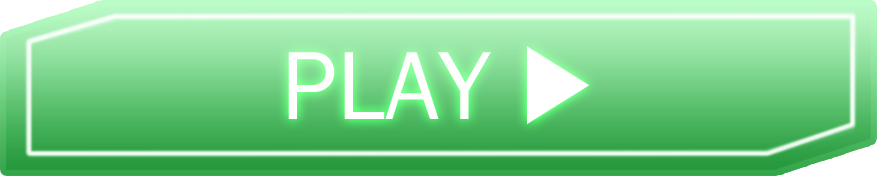
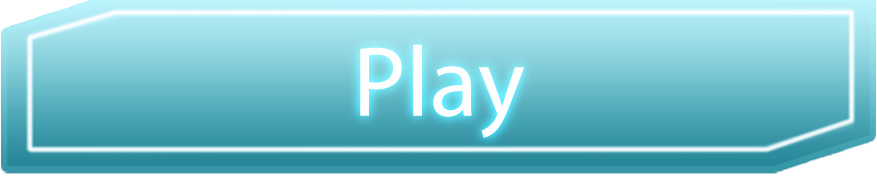
Layers edited between the first and the second 877 × 176 image:
removed layer "Layer 1" over <box>0,0,877,176</box>
added group "Sample copy" with 2 layers above "Sample copy 2" over <box>1,0,876,173</box>
added layer "Play" (1st of 2, in "Sample copy") in group "Sample copy" over <box>360,44,525,138</box>
added layer "empty box copy" in group "Sample copy" over <box>1,0,876,173</box>
added group "Sample" (2nd of 2) (46%) with 2 layers over <box>1,0,876,174</box>
added layer "Play" (2nd of 2, in "Sample") in group "Sample" over <box>360,45,525,139</box>
added layer "empty box" in group "Sample" over <box>1,0,876,174</box>
